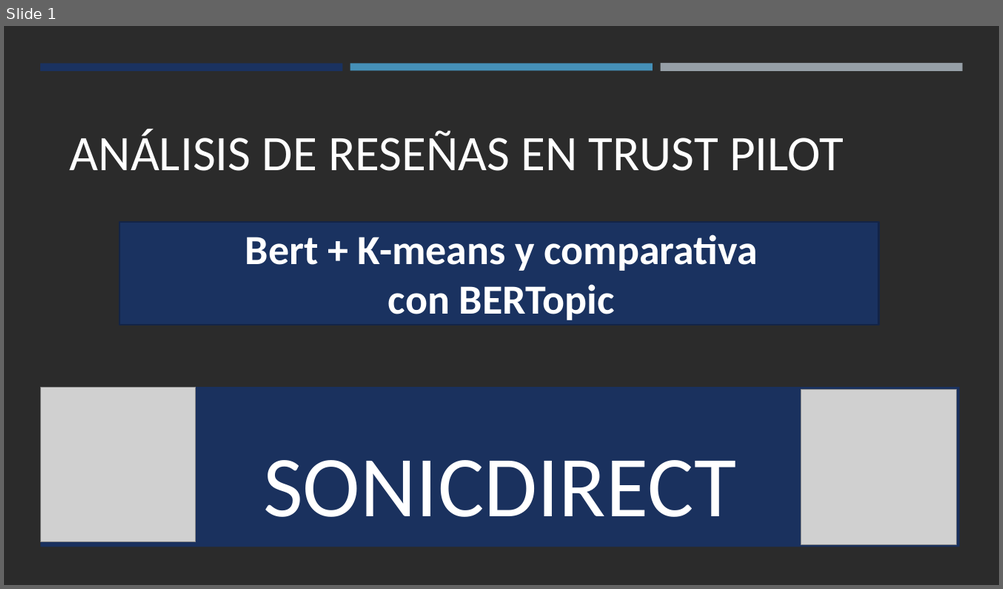
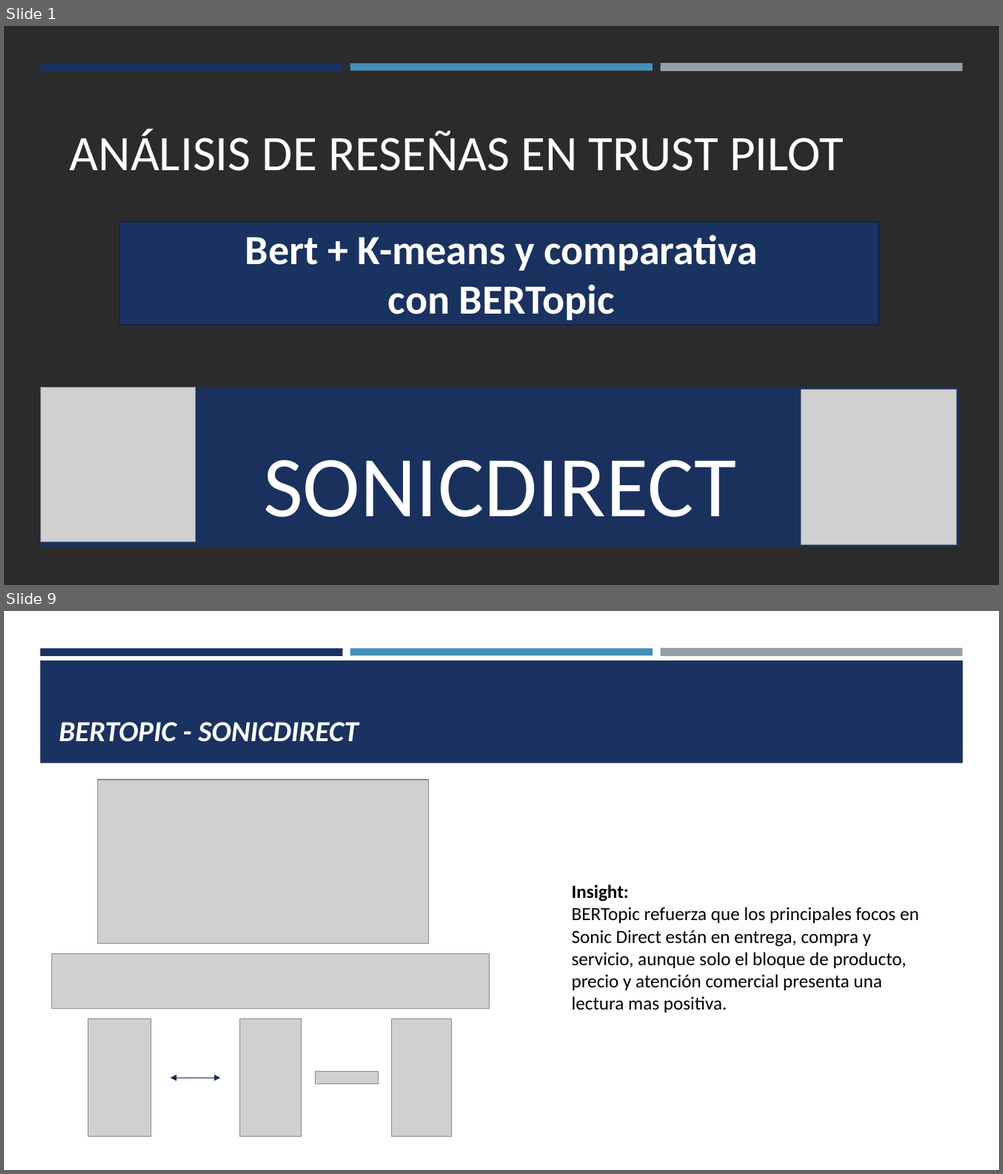
Before and after one commit to OscarFdz24/Proyecto_DeepLearning_NLP_Oscar_Fernandez, a slide deck: Análisis de reseñas en Trust Pilot.pptx. Shown one above the other, each under a label of ours: slide 1 before the commit, slides 1 and 9 after it; the slides between them are not shown. The pictures are 1003x589 and 1003x1174 pixels, drawn with LibreOffice and Linux fonts; fonts in the diff are those of the drawing; grey boxes stand for pictures; background and template pictures are left out; a plain dark background stands for a picture behind light text. Boxes give left, top, right and bottom in pixels: in the first picture for what was removed or moved away, otherwise in the second. Text is boxed around its words. In the diff, an @@ line names an element or a change of style, - is before the commit and + after.

```diff
--- a/Análisis de reseñas en Trust Pilot.pptx
+++ b/Análisis de reseñas en Trust Pilot.pptx
@@ slide 9 added at bbox=[4, 611, 999, 1170], background #FFFFFF @@
@@ rectangle added at bbox=[40, 648, 343, 655], fill #1A3260 @@
@@ rectangle added at bbox=[350, 648, 652, 655], fill #4590B8 @@
@@ rectangle added at bbox=[660, 648, 962, 657], fill #969FA7 @@
@@ rectangle added at bbox=[40, 661, 963, 763], fill #1A3260 @@
@@ title added at bbox=[59, 722, 358, 742], 28 pt, text #FFFFFF, bold, italic @@
+BERTOPIC - SONICDIRECT
@@ picture added at bbox=[97, 780, 429, 944] @@
@@ text added at bbox=[572, 885, 919, 1013], 18 pt, text #000000 @@
+Insight:
+BERTopic refuerza que los principales focos en Sonic Direct están en entrega, compra y servicio, aunque solo el bloque de producto, precio y atención comercial presenta una lectura mas positiva.
@@ picture added at bbox=[52, 954, 489, 1009] @@
@@ picture added at bbox=[88, 1019, 152, 1137] @@
@@ picture added at bbox=[240, 1019, 301, 1137] @@
@@ picture added at bbox=[392, 1019, 452, 1137] @@
@@ picture added at bbox=[315, 1072, 378, 1085] @@
@@ double arrow added from (170, 1078) to (220, 1078), #172D56 1 pt @@
```
Also in this commit, not shown: 3 slides changed, 6 other slides added, 4 slides removed, 3 other files.
